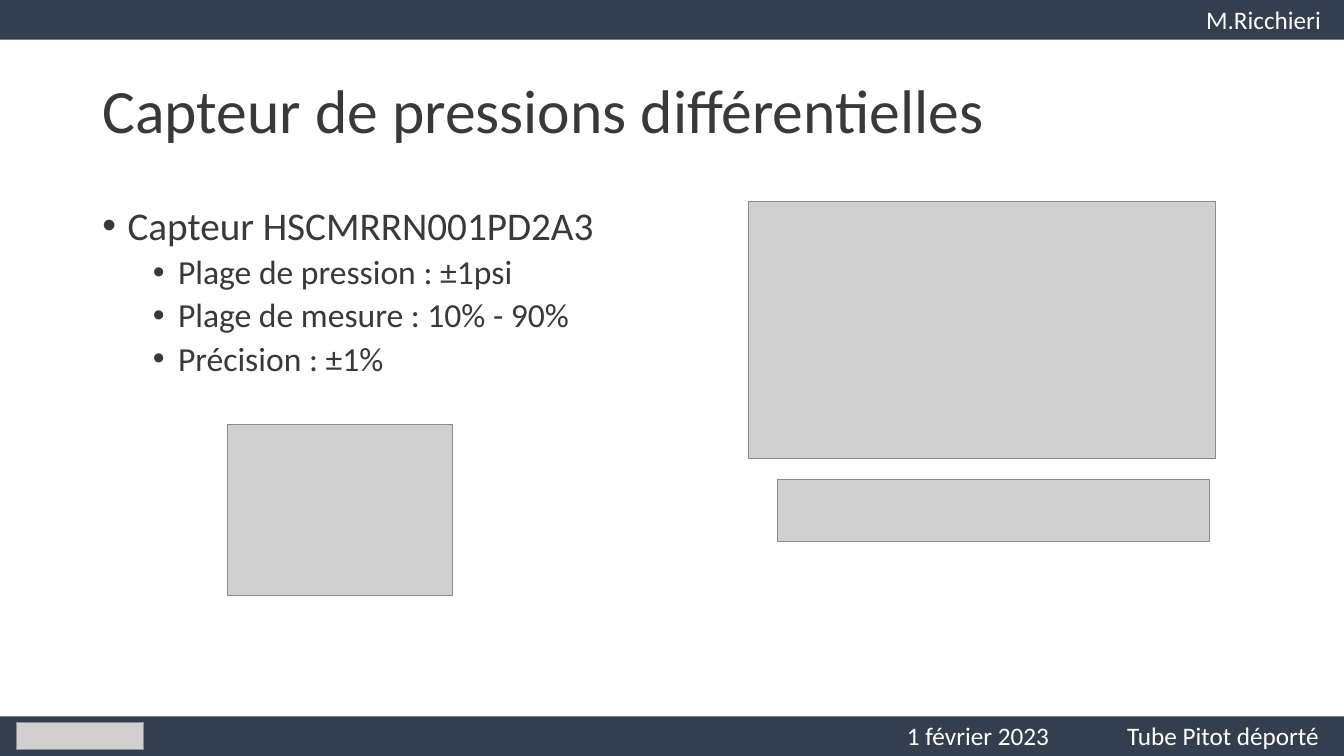
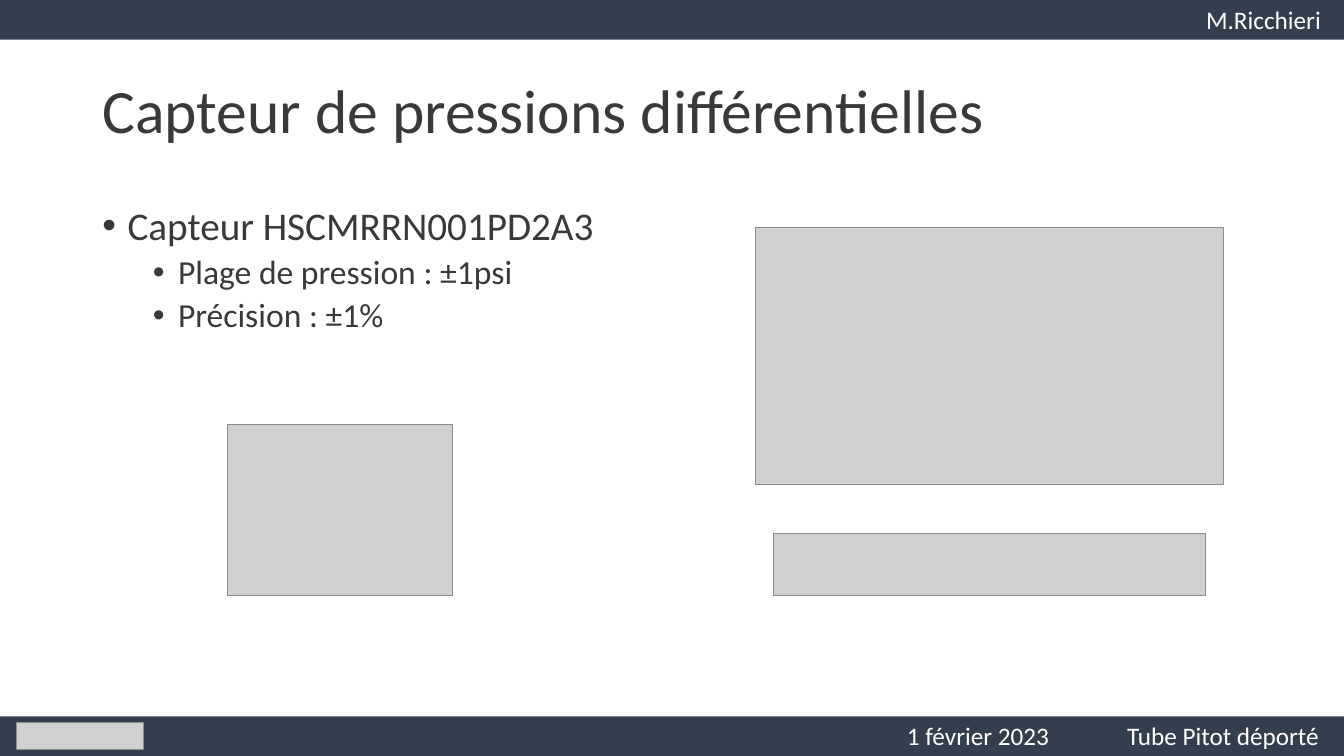
Before and after one commit to Belprot/2230_TubePitotDeporte_v1.0.0, a slide deck: slide 9 of doc/presentations/PrésentationDesignElectronique.pptx. Drawn at 1344x756 pixels with LibreOffice and Linux fonts; fonts in the diff are those of the drawing; grey boxes stand for pictures. Boxes give left, top, right and bottom in pixels: in the first picture for what was removed or moved away, otherwise in the second. Text is boxed around its words. In the diff, an @@ line names an element or a change of style, - is before the commit and + after.

```diff
--- a/doc/presentations/PrésentationDesignElectronique.pptx
+++ b/doc/presentations/PrésentationDesignElectronique.pptx
@@ picture: place and size @@
-picture at (749,202,1217,459)
+picture at (756,227,1224,484)
@@ text at (178,303,569,333): paragraph removed @@
-  • Plage de mesure : 10% - 90%
@@ picture: place and size @@
-picture at (778,479,1210,541)
+picture at (774,534,1206,597)
```
Also in this commit, not shown: 6 other files.
